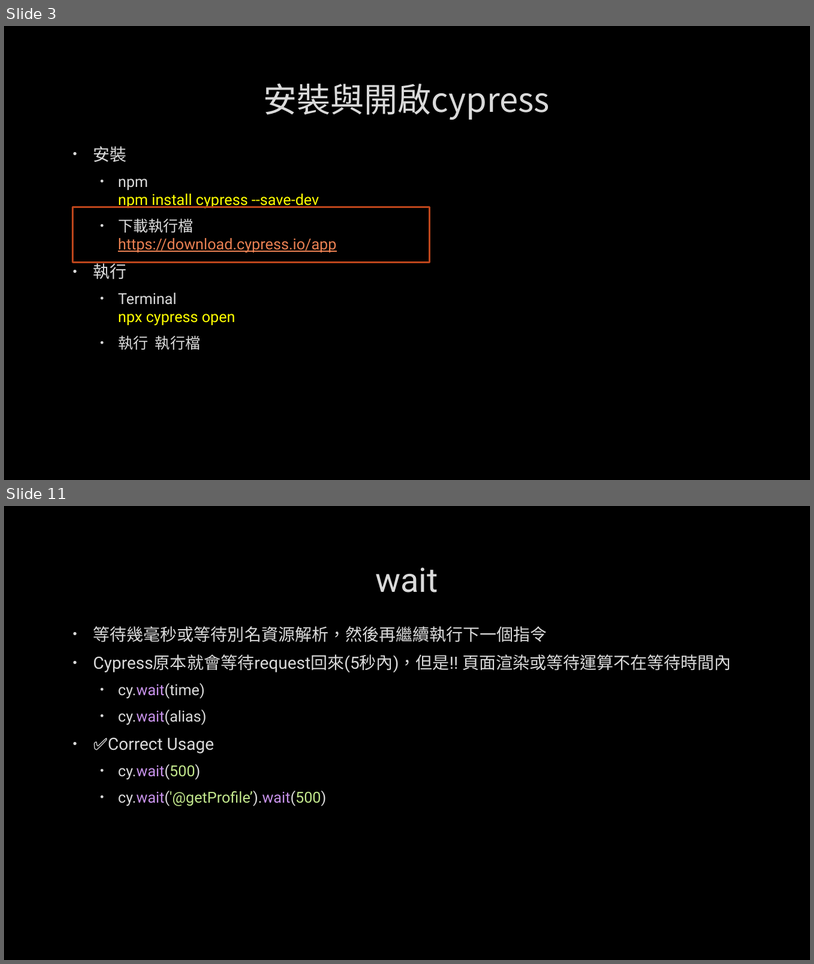
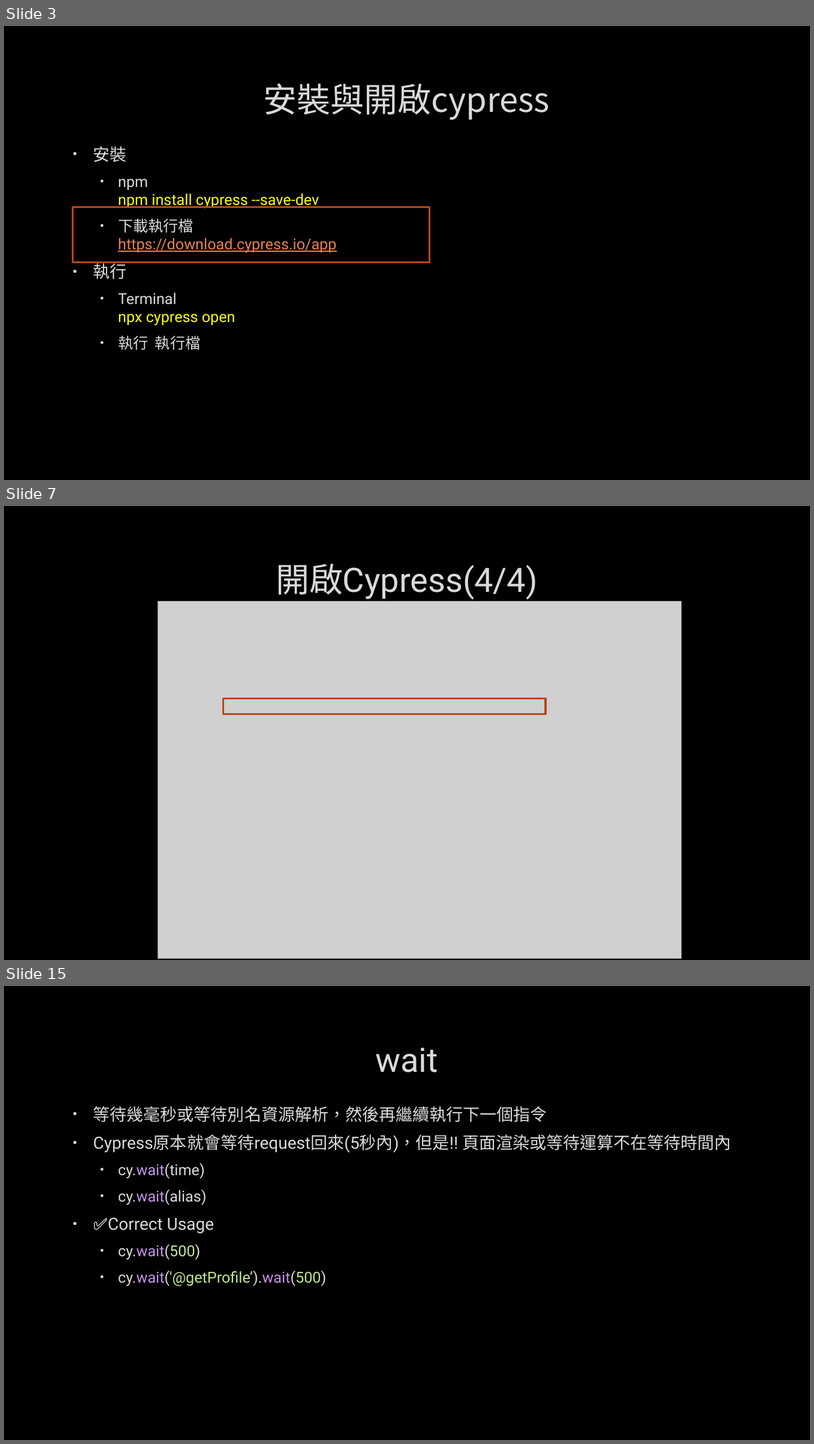
Before and after one commit to kodakjerec/showMySelf, a slide deck: docs/cypress練習.pptx. Shown one above the other, each under a label of ours: slides 3 and 11 before the commit, slides 3, 7 and 15 after it; the slides between them are not shown. The pictures are 814x964 and 814x1444 pixels, drawn with LibreOffice and Linux fonts; fonts in the diff are those of the drawing; grey boxes stand for pictures; background and template pictures are left out. Boxes give left, top, right and bottom in pixels: in the first picture for what was removed or moved away, otherwise in the second. Text is boxed around its words. In the diff, an @@ line names an element or a change of style, - is before the commit and + after.

```diff
--- a/docs/cypress練習.pptx
+++ b/docs/cypress練習.pptx
@@ slide 7 added at (4, 506, 810, 960), background picture (left out) @@
@@ title added at (276, 564, 538, 600), 40 pt, text #DADADA @@
+開啟Cypress(4/4)
@@ picture added at (158, 601, 681, 958) @@
@@ rectangle added at (223, 699, 546, 714), outline #BC451B 2.25 pt @@
@@ what was slide 11 is now slide 15 @@
```
Also in this commit, not shown: 7 slides changed, 3 other slides added.
